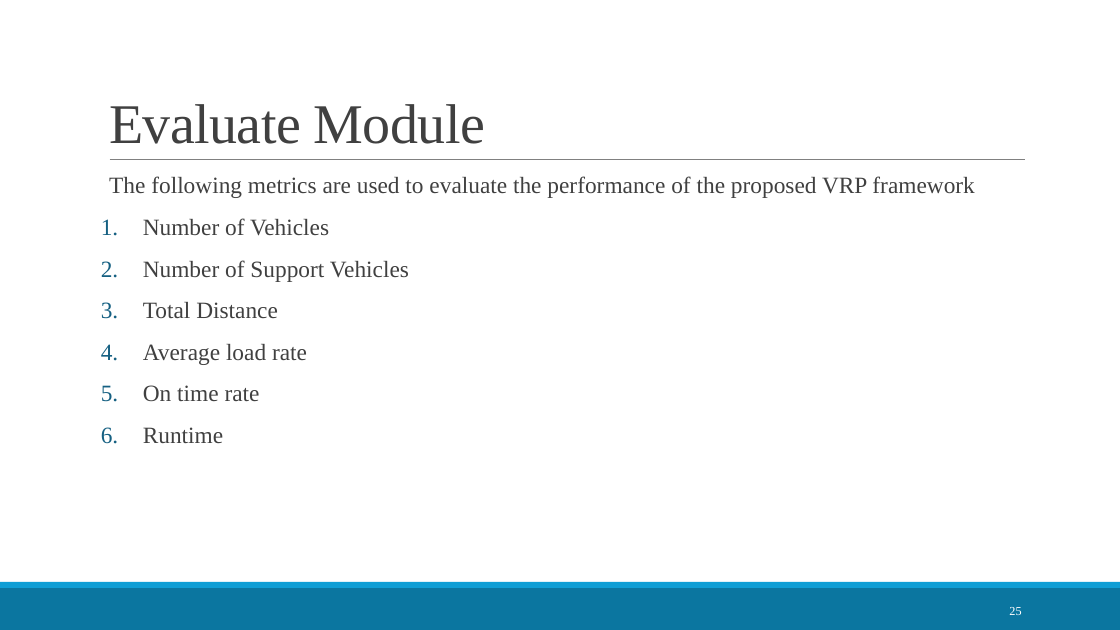
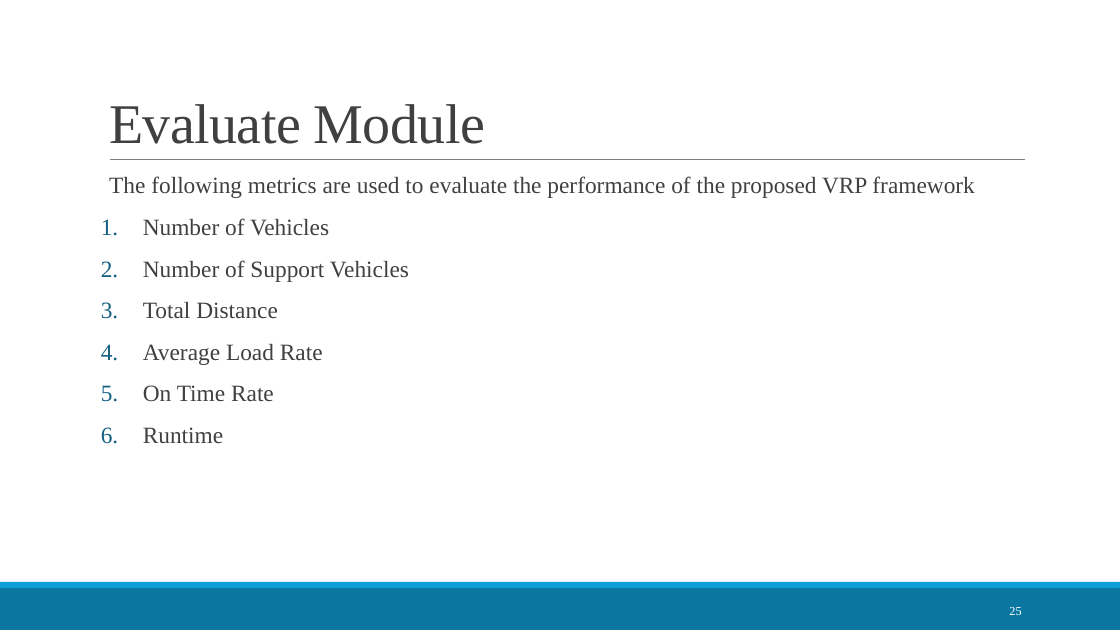
Before and after one commit to LloydGain/114_NTUT_Thesis, a slide deck: slide 25 of docs/thesis/114_楊宏傑_口試簡報.pptx. Drawn at 1120x630 pixels with LibreOffice and Linux fonts; fonts in the diff are those of the drawing. Boxes give left, top, right and bottom in pixels: in the first picture for what was removed or moved away, otherwise in the second. Text is boxed around its words. In the diff, an @@ line names an element or a change of style, - is before the commit and + after.

```diff
--- a/docs/thesis/114_楊宏傑_口試簡報.pptx
+++ b/docs/thesis/114_楊宏傑_口試簡報.pptx
@@ text at [143, 344, 323, 401]: text changed @@
-4. Average load rate
-5. On time rate
+4. Average Load Rate
+5. On Time Rate
```
Also in this commit, not shown: 9 other slides changed, 1 slide added, 3 slides removed.
